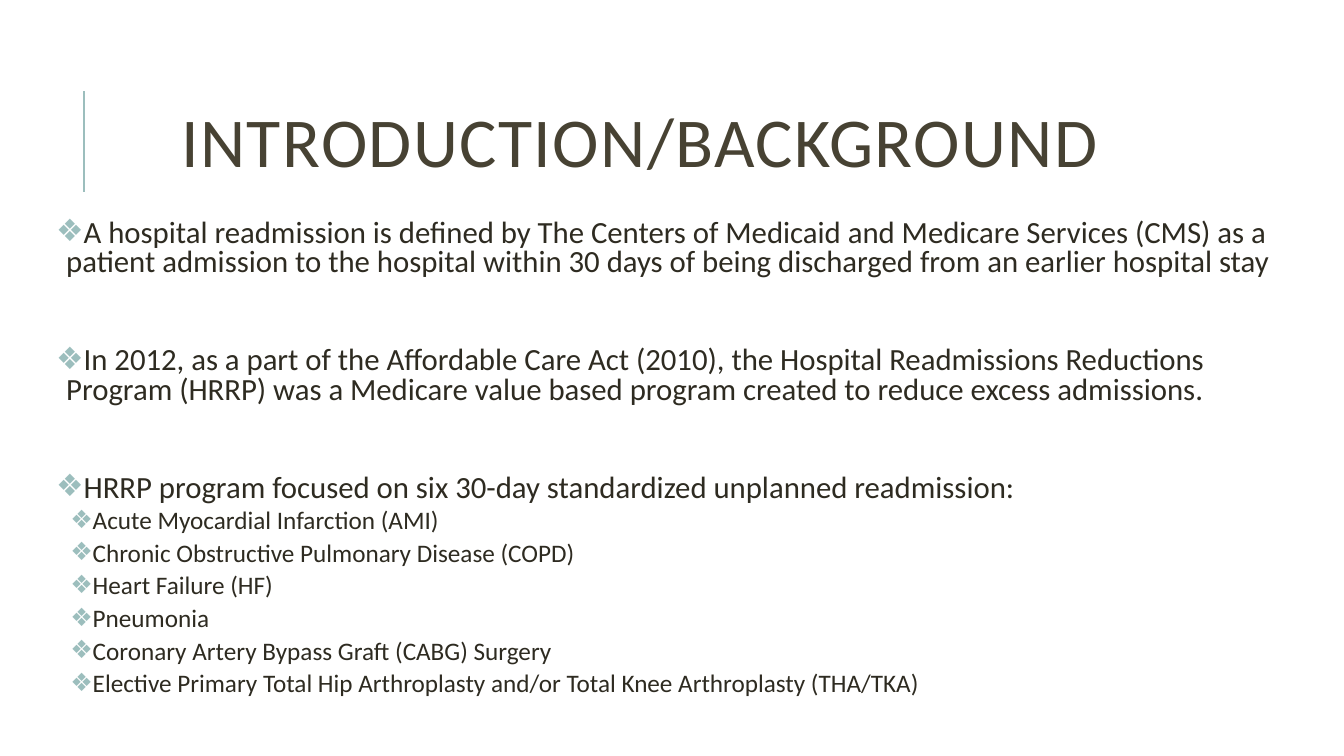
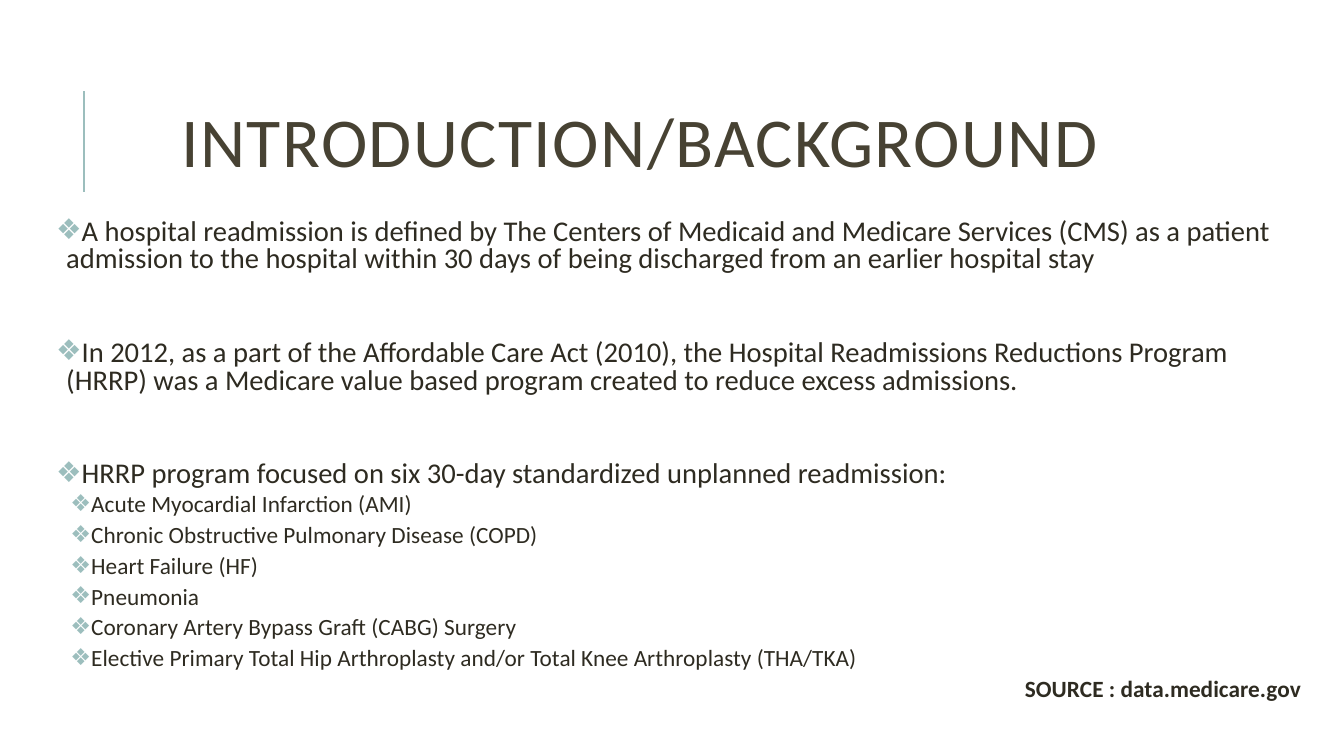
Before and after one commit to ckinzer05/healthcare-Readmission-nss-capstone-2019, a slide deck: slide 2 of Healthcare Medicare Quality Analysis.pptx. Drawn at 1344x756 pixels with LibreOffice and Linux fonts; fonts in the diff are those of the drawing. Boxes give left, top, right and bottom in pixels: in the first picture for what was removed or moved away, otherwise in the second. Text is boxed around its words. In the diff, an @@ line names an element or a change of style, - is before the commit and + after.

```diff
--- a/Healthcare Medicare Quality Analysis.pptx
+++ b/Healthcare Medicare Quality Analysis.pptx
@@ text at [66, 220, 1270, 670]: size 22 to 20.4 pt in "A hospital readmission is defined by The ...", "In 2012, as a part of the ...", "HRRP program focused on six 30-day standardized ..."; size 18 to 16.6 pt in "Acute Myocardial Infarction (AMI)", "Chronic Obstructive Pulmonary Disease (COPD)", "Heart Failure (HF)", "Pneumonia" and 2 more places @@
@@ text at [1025, 680, 1301, 701]: paragraph added @@
+  SOURCE : data.medicare.gov
```
Also in this commit, not shown: 4 other slides changed, 1 slide added, 5 slides removed, 2 other files.
